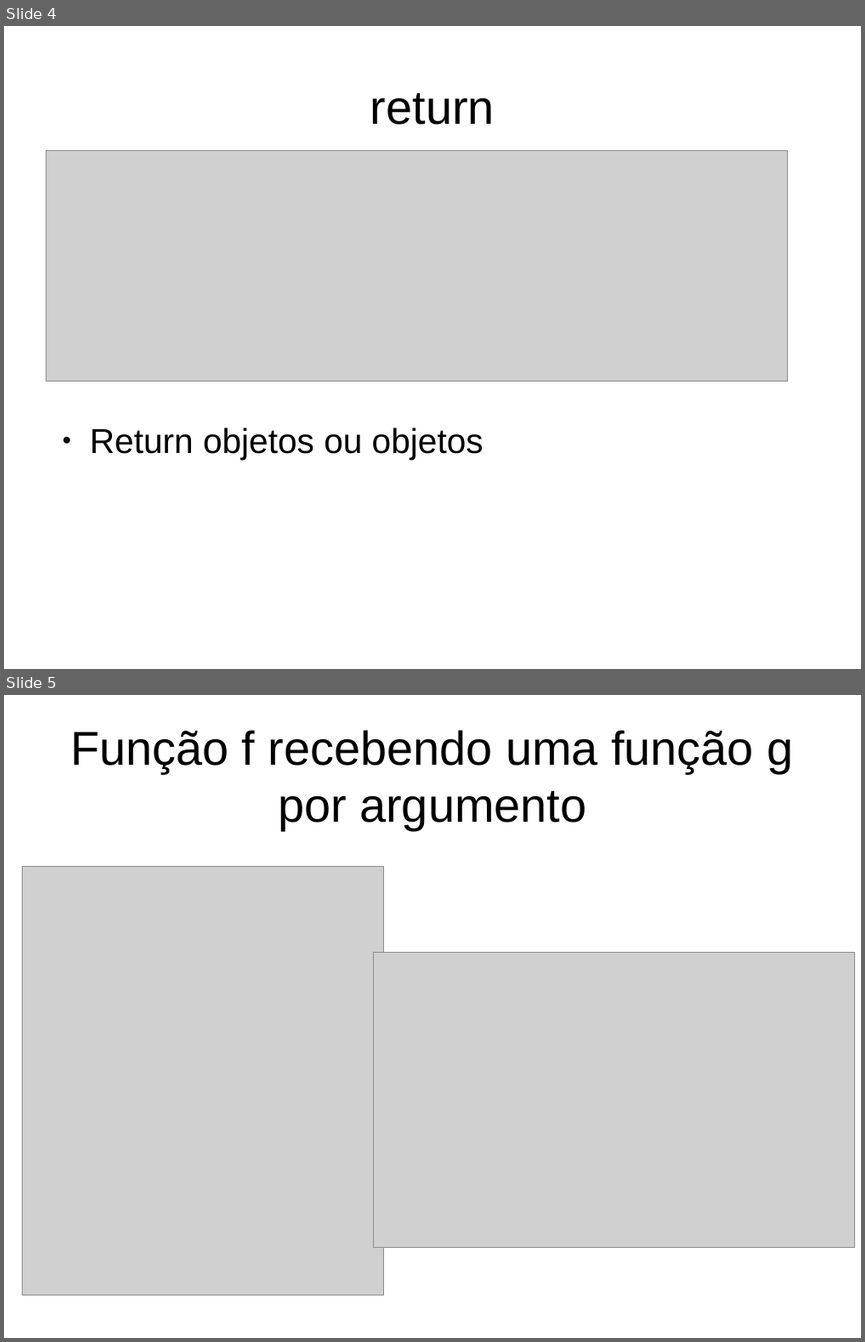
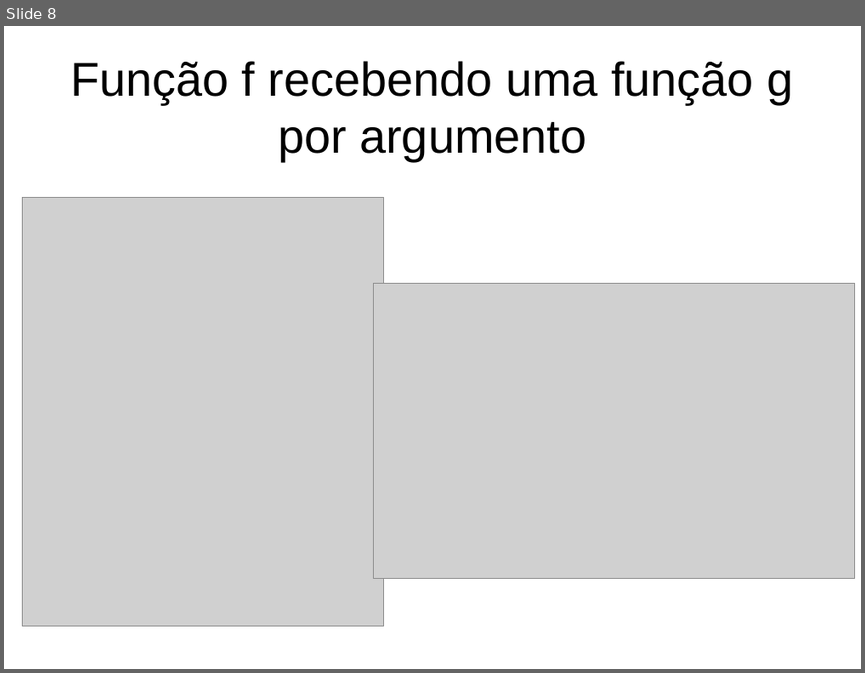
Before and after one commit to iurisegtovich/EQE359_Termodinamica_I, a slide deck: _arquivos_office/material_didatico/curso_parte2D_logica_e_sintaxe_DEF_FUNCOES.odp. Shown one above the other, each under a label of ours: slides 4 and 5 before the commit, slide 8 after it. The pictures are 865x1342 and 865x673 pixels, drawn with LibreOffice and Linux fonts; fonts in the diff are those of the drawing; grey boxes stand for pictures. Boxes give left, top, right and bottom in pixels: in the first picture for what was removed or moved away, otherwise in the second. Text is boxed around its words. In the diff, an @@ line names an element or a change of style, - is before the commit and + after.

```diff
--- a/_arquivos_office/material_didatico/curso_parte2D_logica_e_sintaxe_DEF_FUNCOES.odp
+++ b/_arquivos_office/material_didatico/curso_parte2D_logica_e_sintaxe_DEF_FUNCOES.odp
@@ slide 4 removed at (x1=4, y1=26, x2=861, y2=669), background #FFFFFF @@
@@ title removed at (x1=370, y1=93, x2=494, y2=125) @@
-return
@@ picture removed at (x1=46, y1=150, x2=788, y2=381) @@
@@ text removed at (x1=90, y1=427, x2=483, y2=459) @@
-● Return objetos ou objetos
@@ what was slide 5 is now slide 8 @@
```
Also in this commit, not shown: 2 slides changed, 5 slides added, 1 other slide removed, 12 other files.
